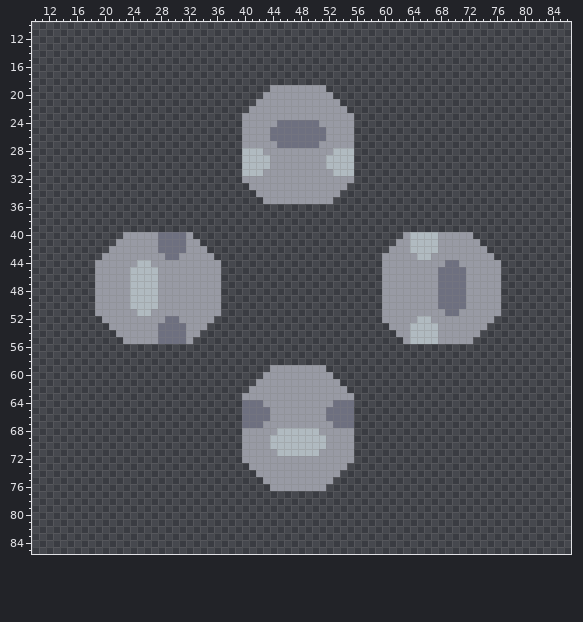
One commit to this sprite sheet: sprites/blocks/production/advanced-vanilla/advanced-water-extractor-rotator.png. The picture above was drawn from the file before the commit.
The file is 96x96 pixels. Shown: x 10..86, y 10..85.
The result:
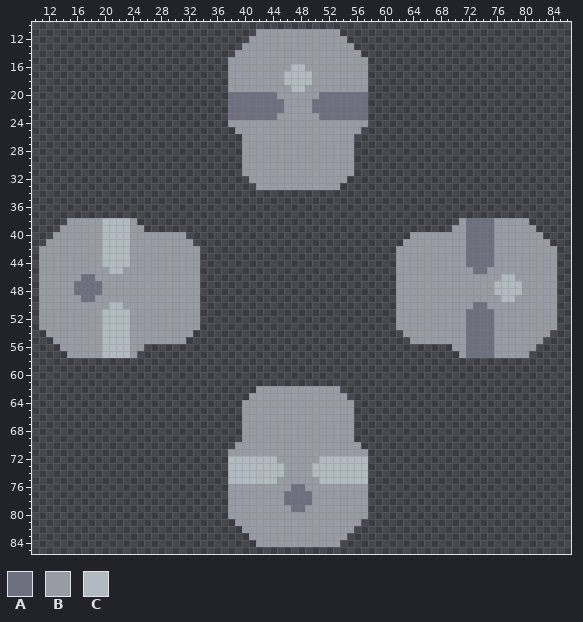
Palette (. is transparent): A #6e7080  B #989aa4  C #b0bac0
From old to new:
Changed rows in their new state; - is an unchanged pixel.
first column x 11:
11 -------------------------------BBBBBBBBBBBB-------------------------------
12 ------------------------------BBBBBBBBBBBBBB------------------------------
13 -----------------------------BBBBBBBBBBBBBBBB-----------------------------
14 ----------------------------BBBBBBBBBBBBBBBBBB----------------------------
15 ---------------------------BBBBBBBBBBBBBBBBBBBB---------------------------
16 ---------------------------BBBBBBBBBCCBBBBBBBBB---------------------------
17 ---------------------------BBBBBBBBCCCCBBBBBBBB---------------------------
18 ---------------------------BBBBBBBBCCCCBBBBBBBB---------------------------
19 ---------------------------BBBBBB---CC---BBBBBB---------------------------
20 ---------------------------AAAAAAA------AAAAAAA---------------------------
21 ---------------------------AAAAAAAA----AAAAAAAA---------------------------
22 ---------------------------AAAAAAAA----AAAAAAAA---------------------------
23 ---------------------------AAAAAAA------AAAAAAA---------------------------
24 ---------------------------BB-----BBBBBB-----BB---------------------------
25 ----------------------------B----BBBBBBBB----B----------------------------
26 ---------------------------------BBBBBBBB---------------------------------
27 ----------------------------------BBBBBB----------------------------------
28 -----------------------------BBB----------BBB-----------------------------
29 -----------------------------BBBB--------BBBB-----------------------------
30 -----------------------------BBBB--------BBBB-----------------------------
31 -----------------------------BBB----------BBB-----------------------------
32 -----------------------------.--------------.-----------------------------
33 ------------------------------.------------.------------------------------
34 -------------------------------............-------------------------------
35 --------------------------------..........--------------------------------
38 ----BBBBBCCCCB----------------------------------------------BAAAABBBBB----
39 ---BBBBBBCCCCBB--------------------------------------------BBAAAABBBBBB---
40 --BBBBBBBCCCC----BBBB.------------------------------.BBBB----AAAABBBBBBB--
41 -BBBBBBBBCCCC----BBBB-.----------------------------.-BBBB----AAAABBBBBBBB-
42 BBBBBBBBBCCCC----BBBB--.--------------------------.--BBBB----AAAABBBBBBBBB
43 BBBBBBBBBCCCC-----BB---..------------------------..---BB-----AAAABBBBBBBBB
44 BBBBBBBB-CCCC-BB-------...-----------------------..-------BB-AAAA-BBBBBBBB
45 BBBBBBBB--CC-BBBB------...-----------------------..------BBBB-AA--BBBBBBBB
46 BBBBBBAA-----BBBB------...-----------------------..------BBBB-----CCBBBBBB
47 BBBBBAAAA----BBBB------...-----------------------..------BBBB----CCCCBBBBB
48 BBBBBAAAA----BBBB------...-----------------------..------BBBB----CCCCBBBBB
49 BBBBBBAA-----BBBB------...-----------------------..------BBBB-----CCBBBBBB
50 BBBBBBBB--CC-BBBB------...-----------------------..------BBBB-AA--BBBBBBBB
51 BBBBBBBB-CCCC-BB-------...-----------------------..-------BB-AAAA-BBBBBBBB
52 BBBBBBBBBCCCC-----BB---..------------------------..---BB-----AAAABBBBBBBBB
53 BBBBBBBBBCCCC----BBBB--.--------------------------.--BBBB----AAAABBBBBBBBB
54 -BBBBBBBBCCCC----BBBB-.----------------------------.-BBBB----AAAABBBBBBBB-
55 --BBBBBBBCCCC----BBBB.------------------------------.BBBB----AAAABBBBBBB--
56 ---BBBBBBCCCCBB--------------------------------------------BBAAAABBBBBB---
57 ----BBBBBCCCCB----------------------------------------------BAAAABBBBB----
59 ---------------------------------........---------------------------------
60 --------------------------------..........--------------------------------
61 -------------------------------............-------------------------------
62 ------------------------------.------------.------------------------------
63 -----------------------------.--------------.-----------------------------
64 -----------------------------BBB----------BBB-----------------------------
65 -----------------------------BBBB--------BBBB-----------------------------
66 -----------------------------BBBB--------BBBB-----------------------------
67 -----------------------------BBB----------BBB-----------------------------
68 ----------------------------------BBBBBB----------------------------------
69 ---------------------------------BBBBBBBB---------------------------------
70 ----------------------------B----BBBBBBBB----B----------------------------
71 ---------------------------BB-----BBBBBB-----BB---------------------------
72 ---------------------------CCCCCCC------CCCCCCC---------------------------
73 ---------------------------CCCCCCCC----CCCCCCCC---------------------------
74 ---------------------------CCCCCCCC----CCCCCCCC---------------------------
75 ---------------------------CCCCCCC------CCCCCCC---------------------------
76 ---------------------------BBBBBB---AA---BBBBBB---------------------------
77 ---------------------------BBBBBBBBAAAABBBBBBBB---------------------------
78 ---------------------------BBBBBBBBAAAABBBBBBBB---------------------------
79 ---------------------------BBBBBBBBBAABBBBBBBBB---------------------------
80 ---------------------------BBBBBBBBBBBBBBBBBBBB---------------------------
81 ----------------------------BBBBBBBBBBBBBBBBBB----------------------------
82 -----------------------------BBBBBBBBBBBBBBBB-----------------------------
83 ------------------------------BBBBBBBBBBBBBB------------------------------
84 -------------------------------BBBBBBBBBBBB-------------------------------
Changed places in both pictures, as pixel boxes (x1, y1, x2, y2):
changed: (228, 29, 368, 204)
changed: (39, 218, 221, 358)
changed: (382, 218, 557, 358)
changed: (228, 365, 368, 547)
